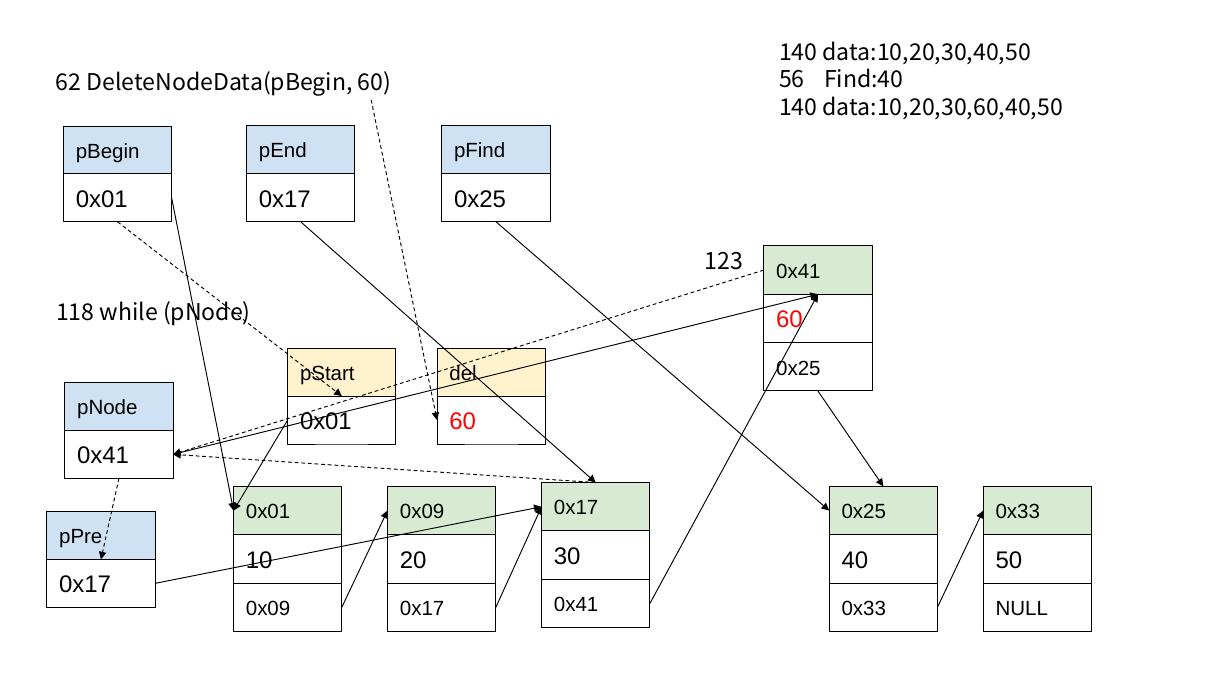
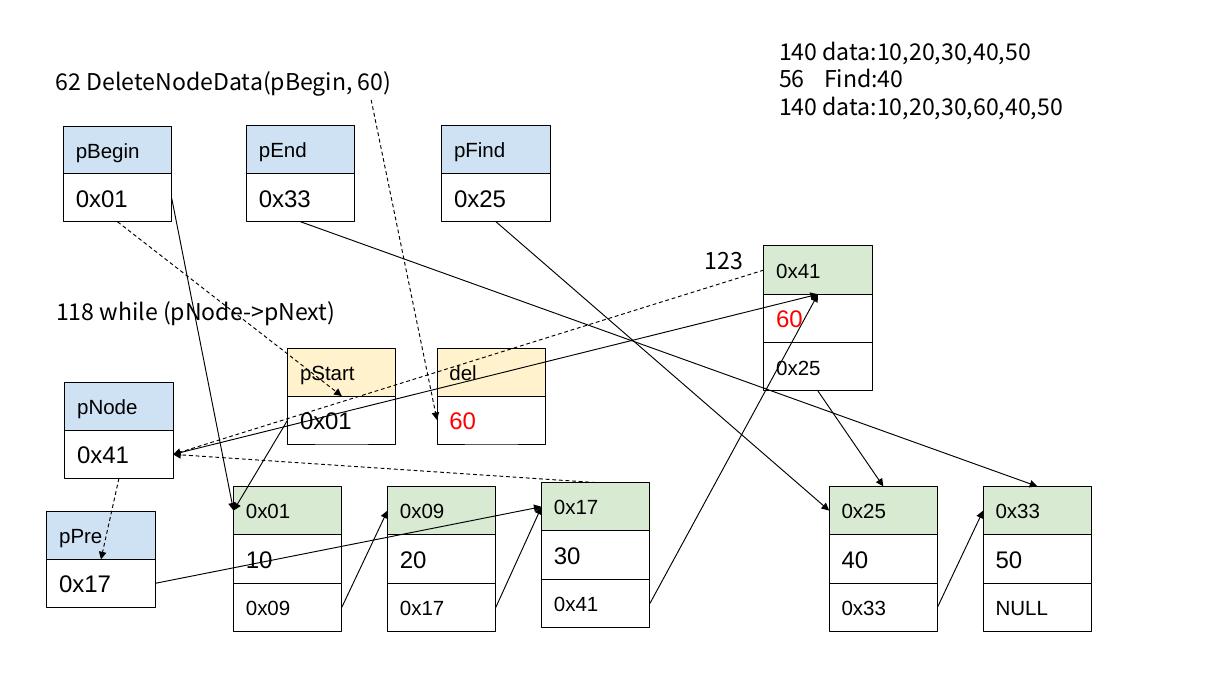
Before and after one commit to hun1hun1/2026.Summer.ComputerGraphics, a slide deck: slide 76 of LinkedList/단일연결리스트그리기.pptx (slide 73 before the commit). Drawn at 1232x693 pixels with LibreOffice and Linux fonts; fonts in the diff are those of the drawing. Boxes give left, top, right and bottom in pixels: in the first picture for what was removed or moved away, otherwise in the second. Text is boxed around its words. In the diff, an @@ line names an element or a change of style, - is before the commit and + after.

Commit message:
modify cpp files and pptx

```diff
--- a/LinkedList/단일연결리스트그리기.pptx
+++ b/LinkedList/단일연결리스트그리기.pptx
@@ text in rectangle at <box>259,190,311,208</box>: text changed @@
-0x17
+0x33
@@ arrow moved from (300, 222) - (596, 482) to (300, 222) - (1038, 486) @@
@@ text at <box>56,297,335,326</box>: text changed @@
-118 while (pNode)
+118 while (pNode->pNext)
```
Also in this commit, not shown: 25 other slides changed, 3 slides added, 2 other files.
